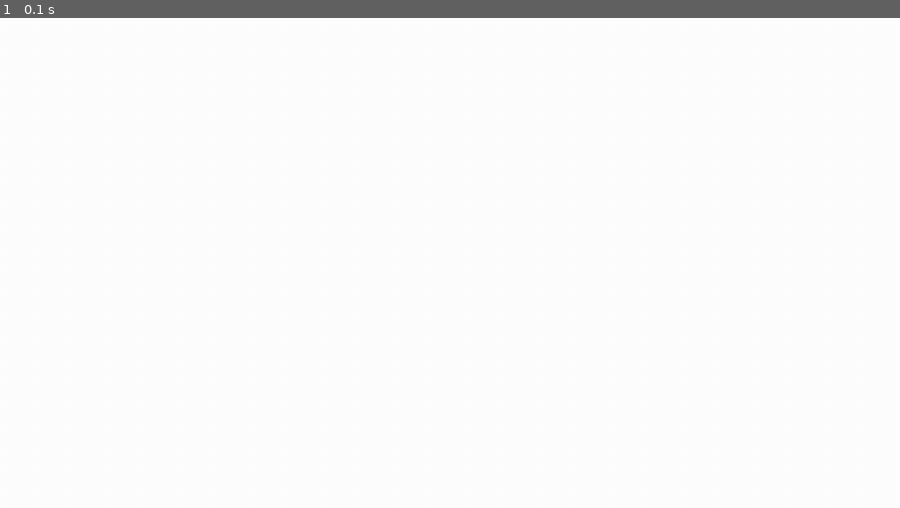
Above: before the commit, frame 1.
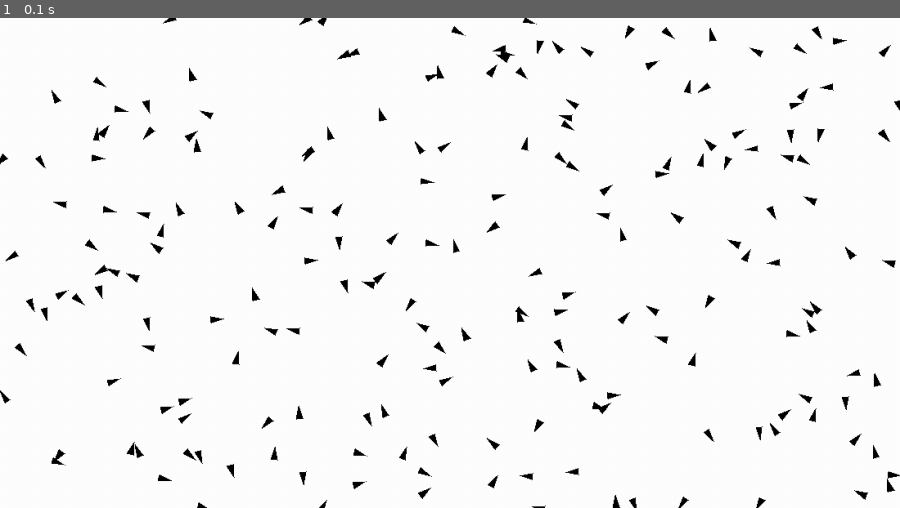
Above: after the commit, the same moment.

Repository: Peter-Vanderhyde/Boid-Simulation
Game: pygame game, started from main.py
The game is run twice, just before and just after one commit, with the same random seed, the same clock (stepped at 60 frames per second) and the same inputs.
Inputs:
- Up to frame 1 (0.1 s): no input

The runs differ from the first frame. In frame 1, 3.0% of the frame differs, in the area x 0-100%, y 0-100%.

Commit message:
Used pygame to test it

Diff:
--- a/boid.py
+++ b/boid.py
@@ -4,4 +4,7 @@
     def __init__(self, center, angle, size):
         self.center = center
         self.angle = angle
-        self.size = size
+        self.length = size
+        self.direction = Vector2(1, 0)
+        self.direction.scale_to_length(size)
+        self.direction.rotate_ip(angle)
--- a/canvas.py
+++ b/canvas.py
@@ -1,3 +1,4 @@
+from pygame.math import Vector2
 import pygame
 
 class Canvas:
@@ -11,7 +12,14 @@
         self.screen.fill(self.bg_color)
 
     def draw_boids(self, boids):
-        pass
+        for boid in boids:
+            perpendicular = Vector2(boid.direction.y, -boid.direction.x)
+            perpendicular /= 2
+            boid_points = [boid.center + boid.direction, boid.center - boid.direction + perpendicular, boid.center - boid.direction - perpendicular]
+            pygame.draw.polygon(self.screen, (0, 0, 0), boid_points)
+            # pygame.draw.line(self.screen, (255, 0, 0), boid.center, boid.center + boid.direction)
+            # pygame.draw.line(self.screen, (0, 255, 0), boid.center, boid.center - boid.direction)
+            # pygame.draw.line(self.screen, (0, 0, 0), boid.center + boid.direction, boid.center - boid.direction)
 
     def draw(self, boids):
         self.draw_background()
--- a/main.py
+++ b/main.py
@@ -11,7 +11,7 @@
 def create_boids(num_of_boids, width, height):
     """Randomly places boids on the screen and returns a list of the created line objects."""
 
-    SIZE = 7
+    SIZE = 8
     boids = []
     for i in range(num_of_boids):
         x, y = random.randint(0, width), random.randint(0, height)
